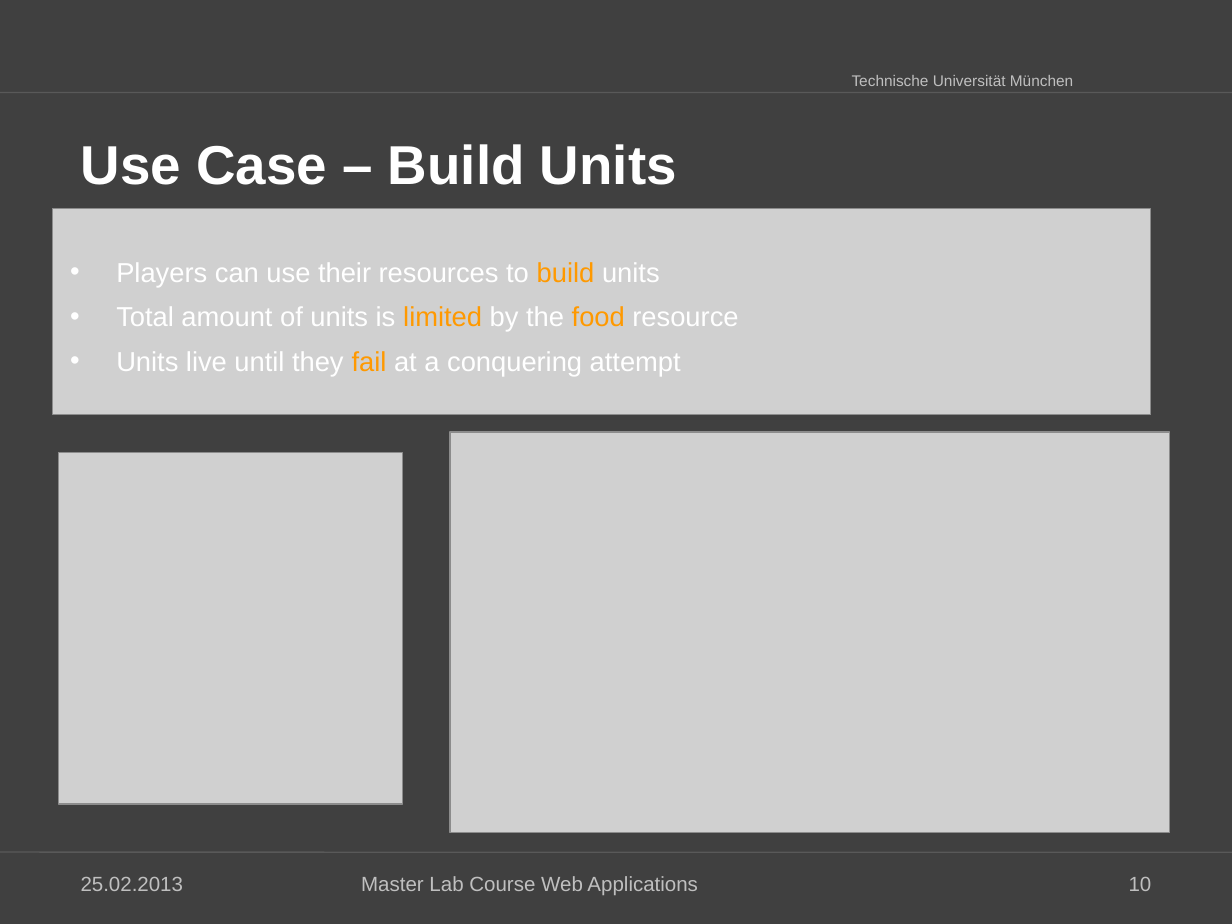
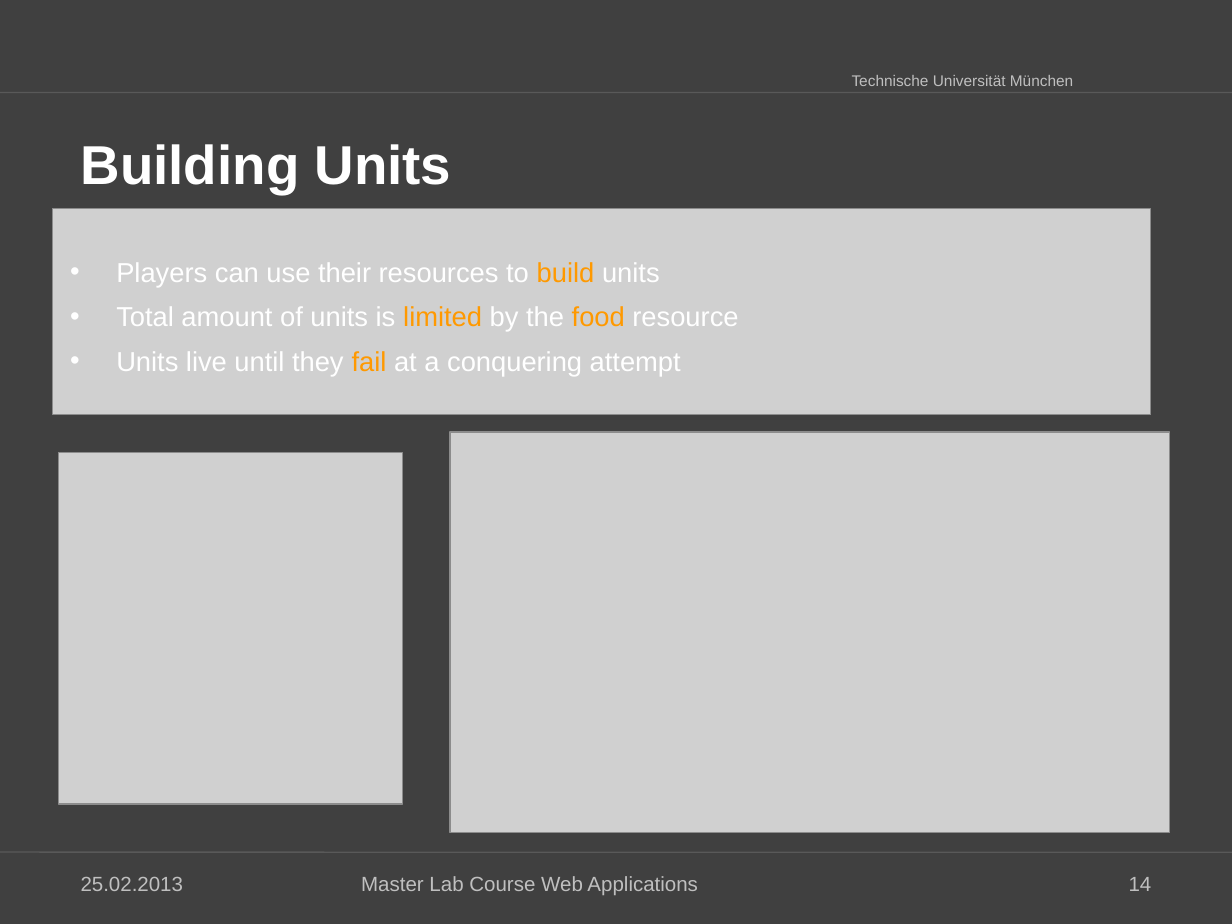
Before and after one commit to kneczaj/pi-puppids, a slide deck: slide 14 of docs/group4_Final_Presentation.ppt (slide 10 before the commit). Drawn at 1232x924 pixels with LibreOffice and Linux fonts; fonts in the diff are those of the drawing; grey boxes stand for pictures; background and template pictures are left out. Boxes give left, top, right and bottom in pixels: in the first picture for what was removed or moved away, otherwise in the second. Text is boxed around its words. In the diff, an @@ line names an element or a change of style, - is before the commit and + after.

```diff
--- a/docs/group4_Final_Presentation.ppt
+++ b/docs/group4_Final_Presentation.ppt
@@ title at box(81, 144, 452, 194): text changed @@
-Use Case – Build Units
+Building Units
@@ page number at box(1129, 877, 1152, 891): text changed @@
-10
+14
```
Also in this commit, not shown: 5 other slides changed, 7 slides added, 2 other files.
